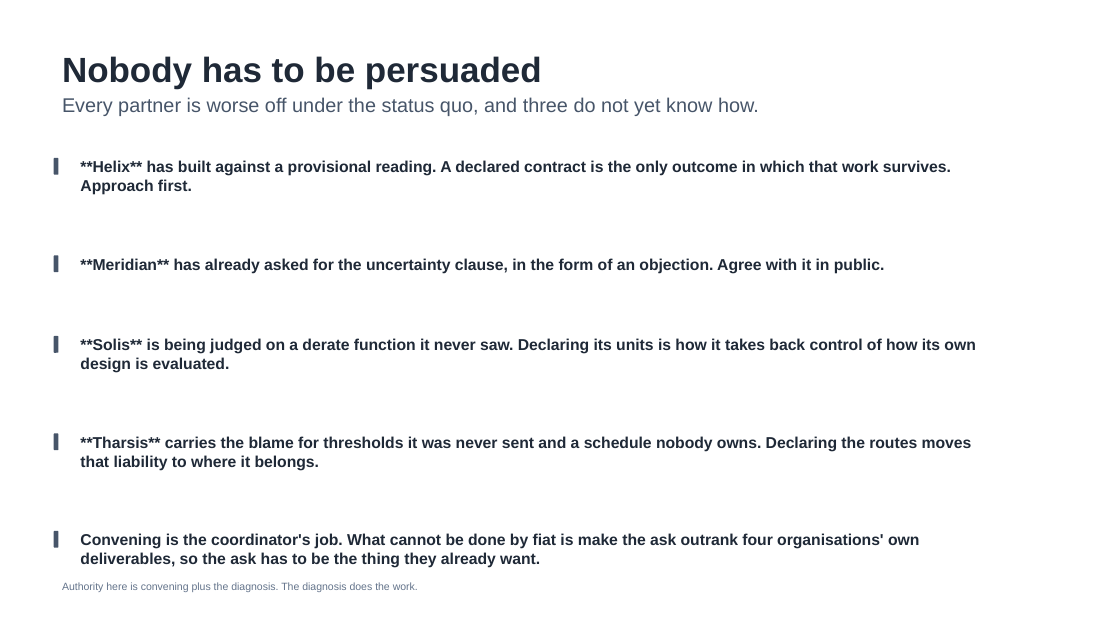
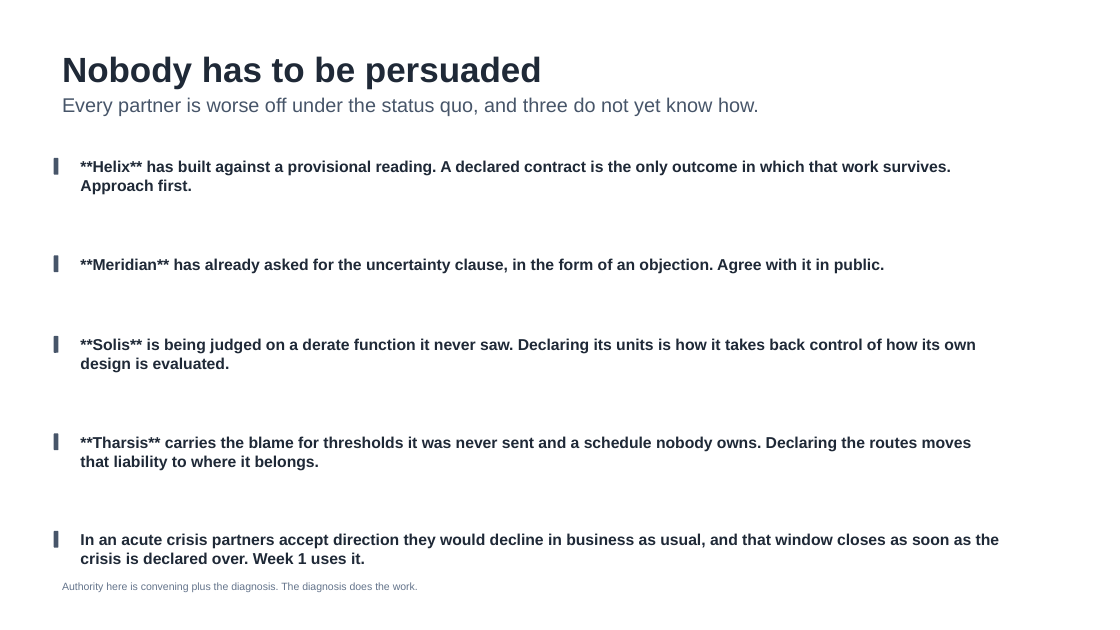
Before and after one commit to fgnxl/oef_ares_case_study, a slide deck: slide 7 of deck/ares_board_deck.pptx. Drawn at 1120x630 pixels with LibreOffice and Linux fonts; fonts in the diff are those of the drawing. Boxes give left, top, right and bottom in pixels: in the first picture for what was removed or moved away, otherwise in the second. Text is boxed around its words. In the diff, an @@ line names an element or a change of style, - is before the commit and + after.

Commit message:
The deck, rebuilt around triage, and a README that describes what exists
The deck now opens by naming the situation rather than by presenting a
diagnosis. Four things have gone wrong at month 8, second-year funding depends
on a demonstration, and this is a crisis to be stabilised rather than a
programme to be improved. The sequencing that follows is justified by that
framing rather than merely permitted by it.

Slides four, five and six carry the revised plan: the principle that from week 2
there is always something that runs, the two tracks with the week-2 skeleton and
week 5 as buffer, and the eleven sessions with who is in each room. The seating
rule is on the slide, because a translator cannot rule on what a variable means
and nobody could confer that standing on it.

Helix is stated the way the brief supports. It could make week 2 faster, because
it holds the only working transport code for the exchange that already failed,
and the case study material does not let anyone say ex ante whether it can. So
the plan gains if Helix can help and loses nothing if it cannot.

The README described a repository that no longer exists. It now names the three
deliverables, says how to run the artifact, and explains why a build artifact is
committed here when that is normally wrong.

```diff
--- a/deck/ares_board_deck.pptx
+++ b/deck/ares_board_deck.pptx
@@ text at <box>80,533,1000,564</box>: text changed @@
-Convening is the coordinator's job. What cannot be done by fiat is make the ask outrank four organisations' own deliverables, so the ask has to be the thing they already want.
+In an acute crisis partners accept direction they would decline in business as usual, and that window closes as soon as the crisis is declared over. Week 1 uses it.
```
Also in this commit, not shown: 4 other slides changed, 3 slides added, 3 slides removed, 1 other file.
